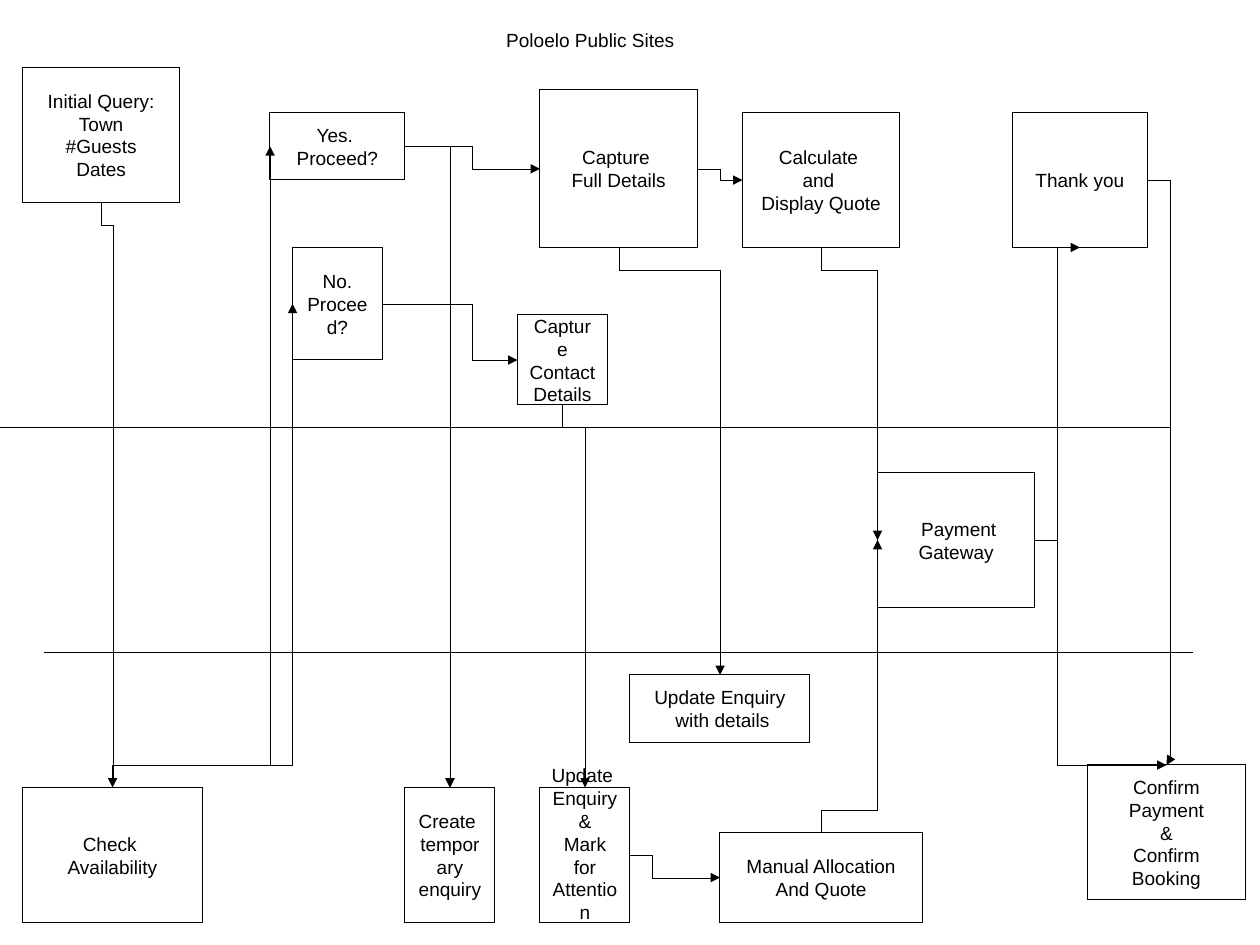
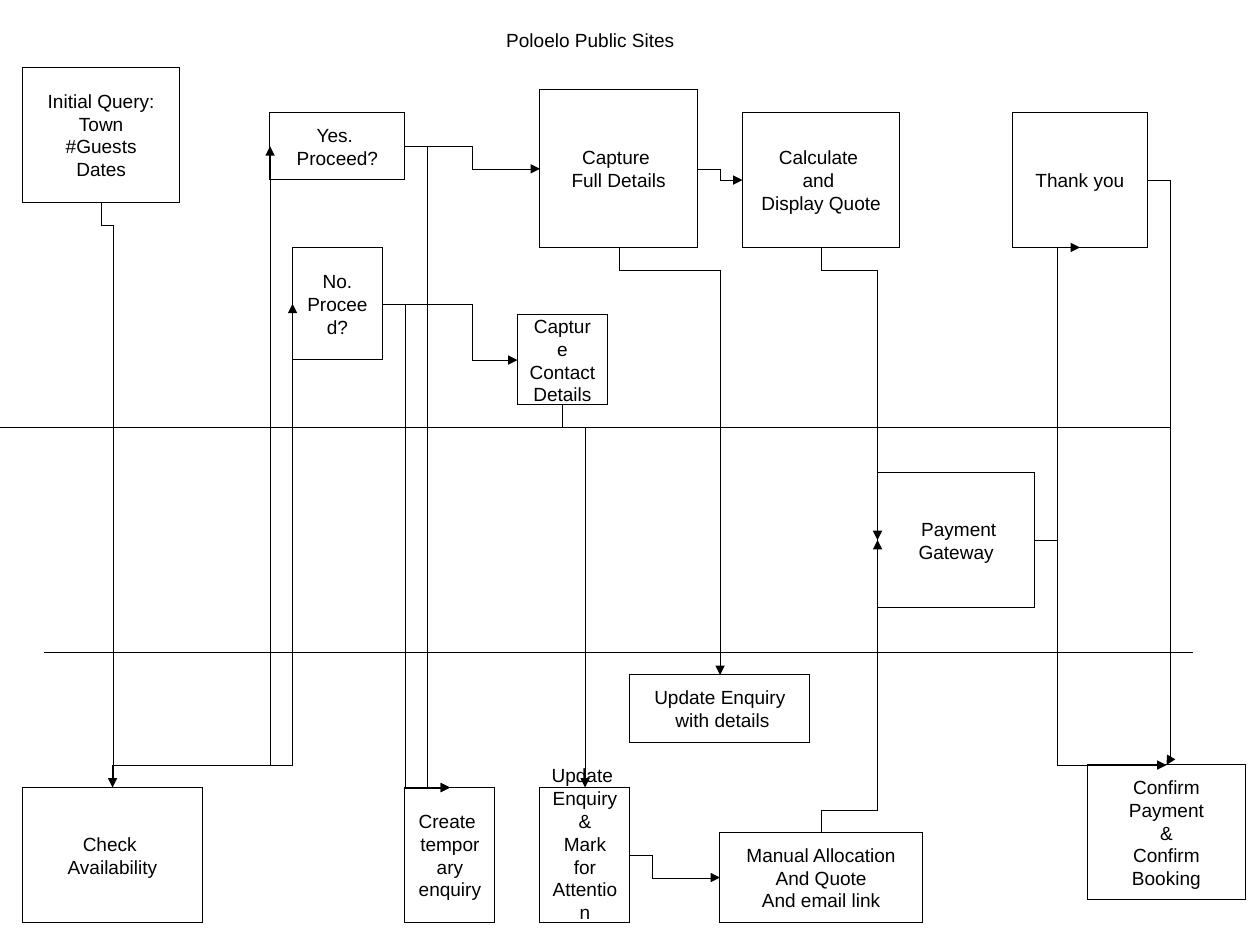
Before and after one commit to mikejmets/polokelo-bookings, a slide deck: slide 1 of docs/inter-site-requests-flow.odp. Drawn at 1260x945 pixels with LibreOffice and Linux fonts; fonts in the diff are those of the drawing. Boxes give left, top, right and bottom in pixels: in the first picture for what was removed or moved away, otherwise in the second. Text is boxed around its words. In the diff, an @@ line names an element or a change of style, - is before the commit and + after.

Commit message:
Minor word changes

```diff
--- a/docs/inter-site-requests-flow.odp
+++ b/docs/inter-site-requests-flow.odp
@@ elbow arrow (405, 146) - (450, 788): route changed @@
@@ elbow arrow (383, 304) - (450, 788): route changed @@
@@ text in rectangle at box(762, 893, 881, 908): paragraph added @@
+And email link
```
